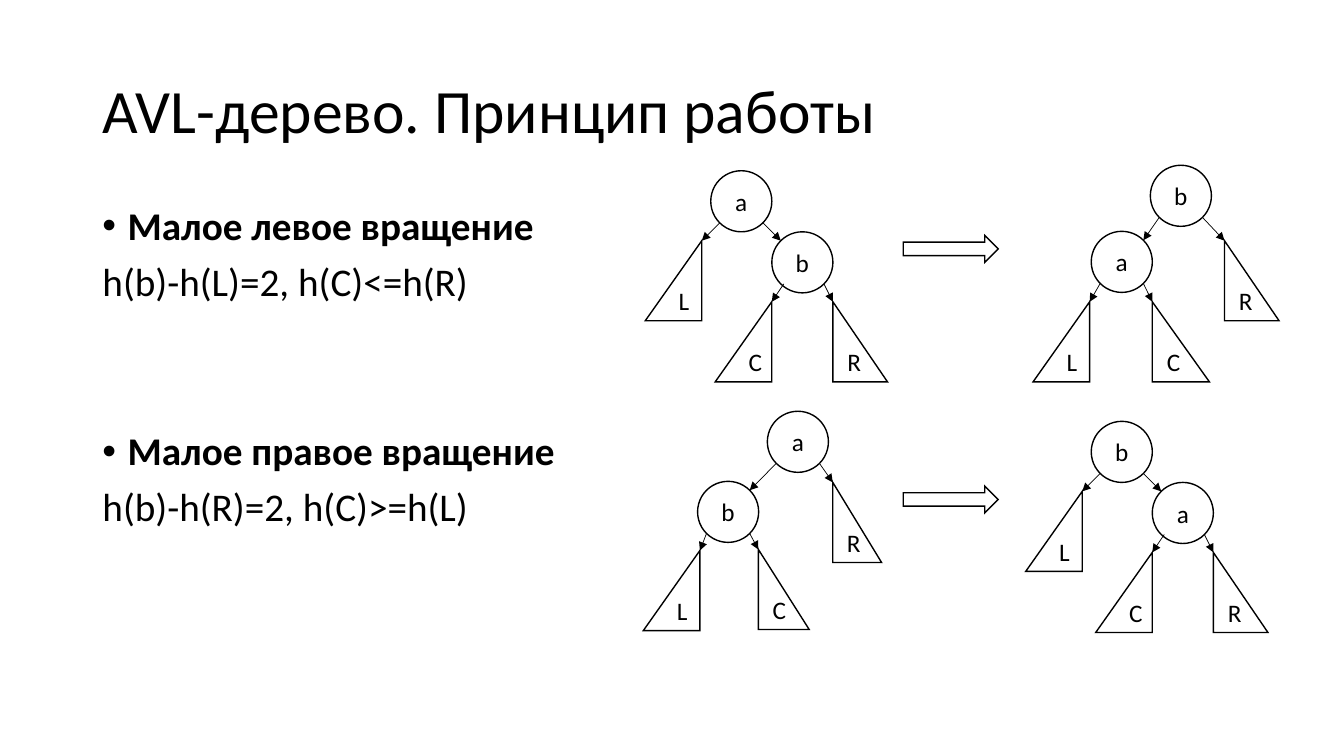
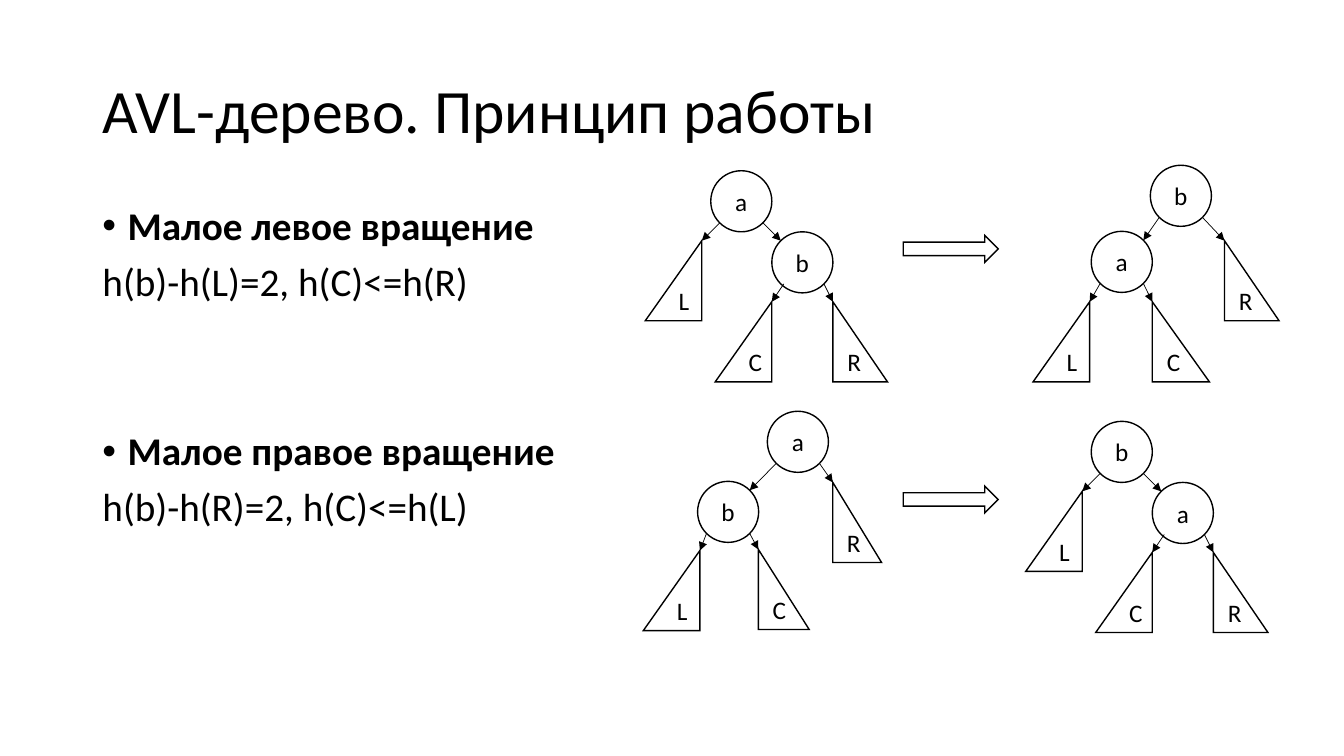
Before and after one commit to tolltech/ulearn-additional, a slide deck: slide 24 of avl-дерево/AVL-деревья.pptx. Drawn at 1344x756 pixels with LibreOffice and Linux fonts; fonts in the diff are those of the drawing. Boxes give left, top, right and bottom in pixels: in the first picture for what was removed or moved away, otherwise in the second. Text is boxed around its words. In the diff, an @@ line names an element or a change of style, - is before the commit and + after.

Commit message:
И еще опечатки

```diff
--- a/avl-дерево/AVL-деревья.pptx
+++ b/avl-дерево/AVL-деревья.pptx
@@ text at (102, 492, 468, 527): text changed @@
-h(b)-h(R)=2, h(C)>=h(L)
+h(b)-h(R)=2, h(C)<=h(L)
```
